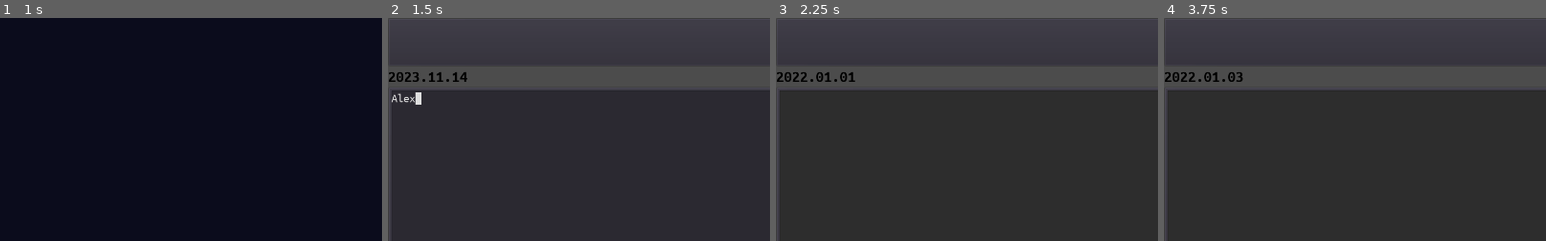
Above: before the commit, frames 1-4 (left to right).
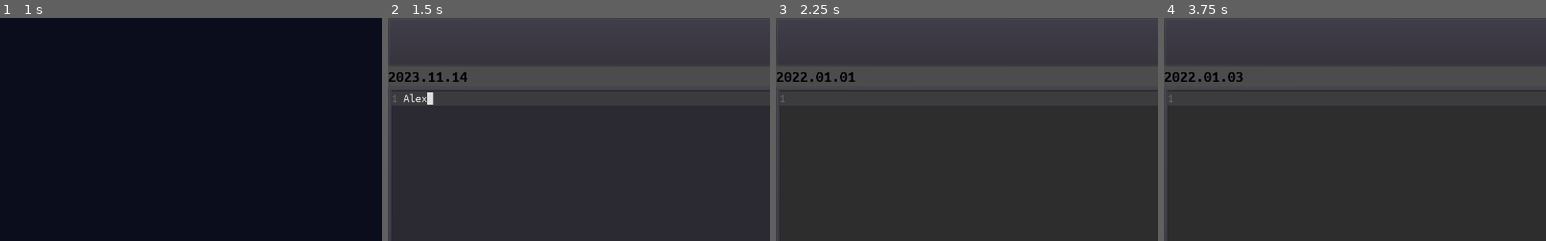
Above: after the commit, the same moments.

Repository: salihfc/diary-awe
Game: Godot game, scene res://src/scene_manager.tscn
Same seed, same stepped clock (60 frames per second), same inputs: the game is played once before the commit and once after it.
Inputs (mouse positions are % of the whole screen's width and height, from its top left):
- Up to frame 1 (1 s): tap Enter at 0.5 s
- Up to frame 2 (1.5 s): click (40, 58) at 1.27 s; type "Alex" at 1.35 s
- Up to frame 3 (2.25 s): click "1" at 2 s
- Up to frame 4 (3.75 s): click "2" at 2.75 s; click "3" at 3.5 s
The pictures show only the part of the screen within x 0-50%, y 0-50%; the shares and areas given below are measured in that part.

Frame 1 is identical in both runs. In frame 2, 0.3% of the frame differs, in the area x 1-12%, y 33-39%; in frame 3, less than 0.1%; in frame 4, less than 0.1%.

Commit message:
Add first export

Diff:
--- a/src/game/editor/editor.tscn
+++ b/src/game/editor/editor.tscn
@@ -28,7 +28,11 @@
 [node name="TextEdit" type="TextEdit" parent="PanelContainer/MarginContainer"]
 margin_right = 1522.0
 margin_bottom = 886.0
-text = "lorem lorem lorem ipsum"
+text = "TEST text"
+highlight_current_line = true
 syntax_highlighting = true
+show_line_numbers = true
+highlight_all_occurrences = true
+wrap_enabled = true
 caret_block_mode = true
 caret_blink = true
--- a/src/singletons/log.gd
+++ b/src/singletons/log.gd
@@ -1,6 +1,6 @@
 extends Node
 
-var LEVEL :int= 4
+var LEVEL :int= 1
 
 enum {
 	ALL = 0,
Not shown, added: export_presets.cfg
